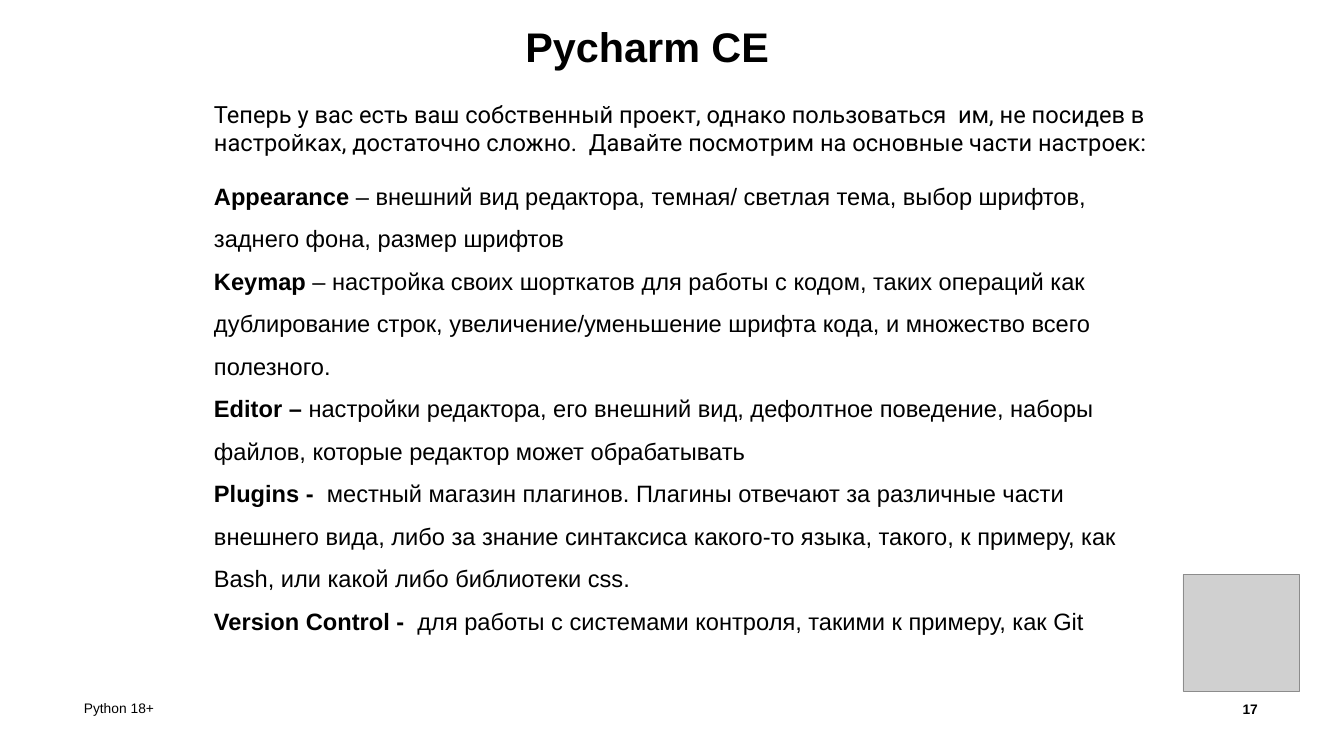
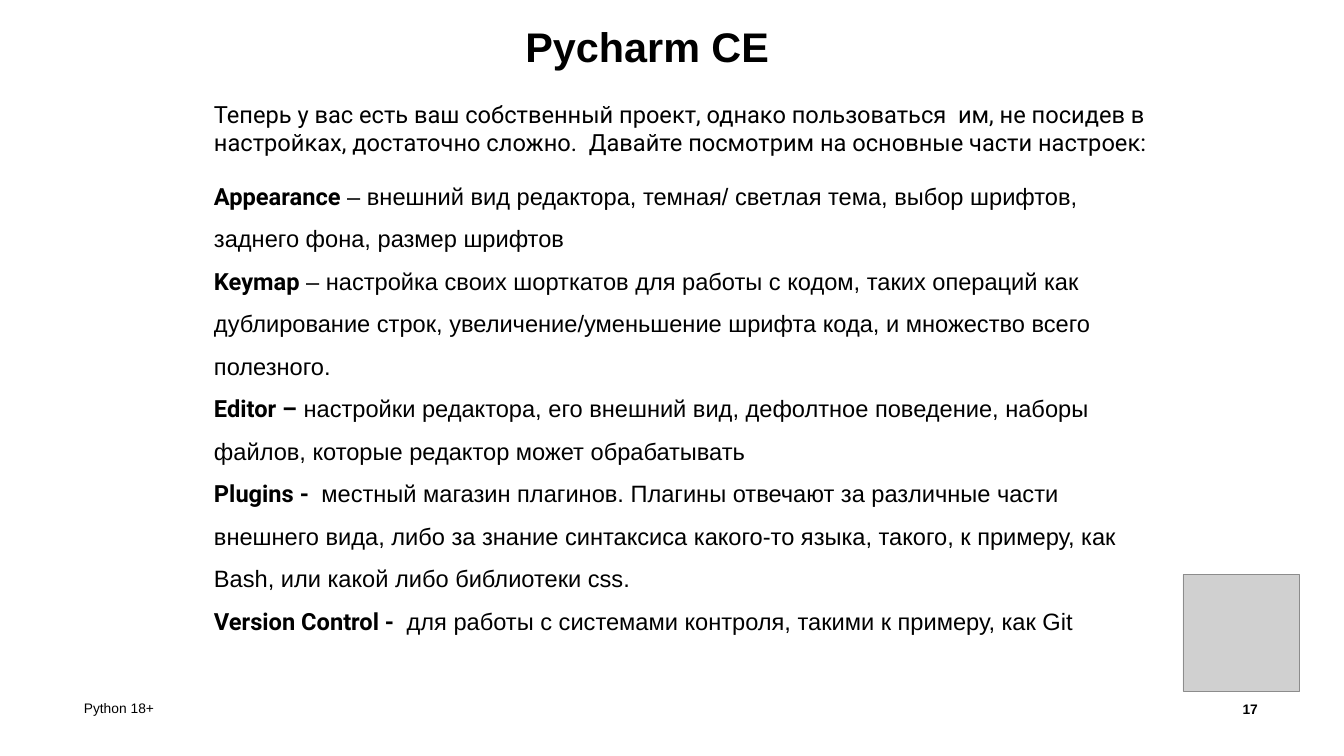
Before and after one commit to Python18Academy/python_first_level, a slide deck: slide 17 of Git - система управления данными. списки и циклы в Python/второе занятие презентация.pptx. Drawn at 1344x756 pixels with LibreOffice and Linux fonts; fonts in the diff are those of the drawing; grey boxes stand for pictures. Boxes give left, top, right and bottom in pixels: in the first picture for what was removed or moved away, otherwise in the second. Text is boxed around its words. In the diff, an @@ line names an element or a change of style, - is before the commit and + after.

```diff
--- a/Git - система управления данными. списки и циклы в Python/второе занятие презентация.pptx
+++ b/Git - система управления данными. списки и циклы в Python/второе занятие презентация.pptx
@@ text "Appearance – внешний вид редактора, ..." at bbox=[214, 187, 1115, 635]: font Arial to Roboto in "Appearance", "Keymap", "Editor –", "Plugins -" and 1 more places @@
```
Also in this commit, not shown: 4 other slides changed, 1 slide added, 2 other files.
